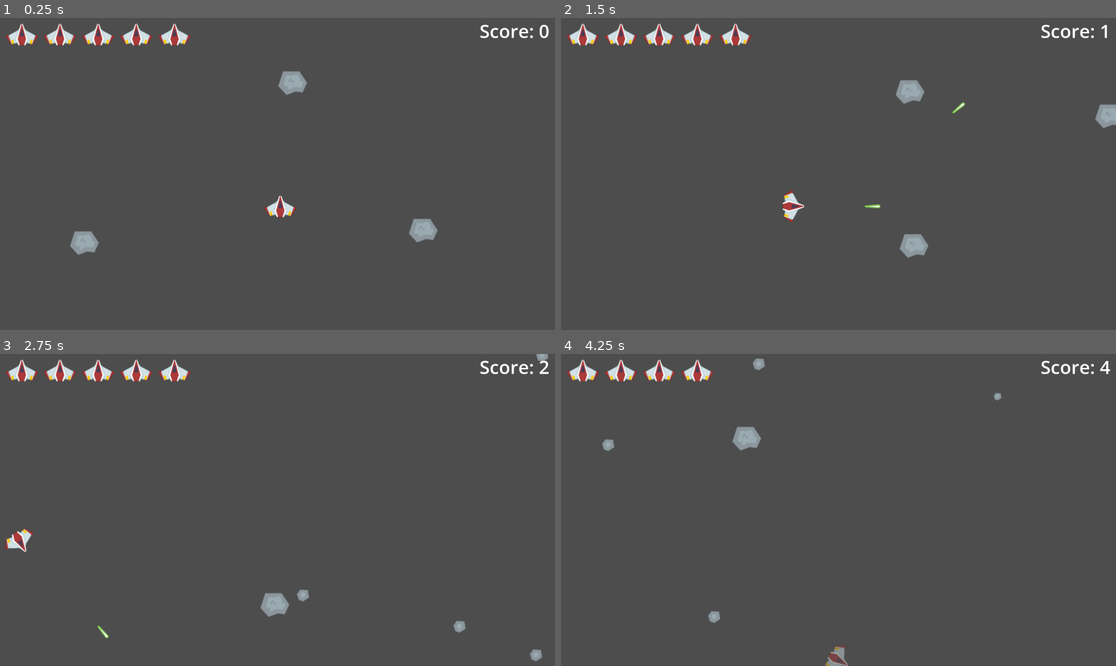
Above: before the commit, frames 1-4 (two rows, left to right).
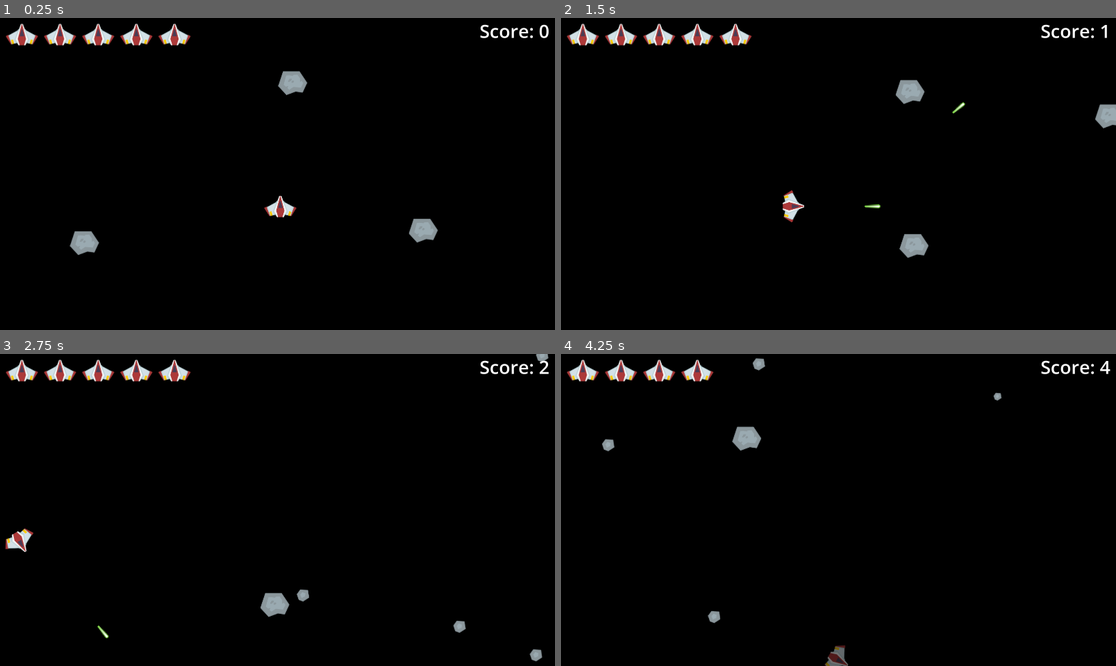
Above: after the commit, the same moments.

Repository: Dripcoding/godot-asteroids
Game: Godot game, scene res://game.tscn
Two runs of this game, one before a commit and one after it. Both use one fixed random seed, a clock stepped at 60 frames per second and the inputs below.
Inputs:
- Up to frame 1 (0.25 s): no input
- Up to frame 2 (1.5 s): hold D (right) 0.53-1.28 s; tap Space (shoot) at 0.6, 1.35 s; hold S (down) from 1.28 s (still down)
- Up to frame 3 (2.75 s): release S (down) at 2.03 s; hold D (right) from 2.03 s (still down); tap Space (shoot) at 2.1 s
- Up to frame 4 (4.25 s): release D (right) at 2.78 s; hold W (up) 2.78-3.53 s; tap Space (shoot) at 2.85, 3.6 s; hold A (left) from 3.53 s (still down)

The runs differ from the first frame. In frame 1, 98% of the frame differs, in the area x 0-100%, y 0-100%; in frame 2, 98%; in frame 3, 98%; in frame 4, 99%.

Commit message:
set viewport bgcolor to black

Diff:
--- a/project.godot
+++ b/project.godot
@@ -17,6 +17,10 @@
 config/name="asteroids"
 run/main_scene="uid://dd4pypaytolhg"
 config/features=PackedStringArray("4.6", "Forward Plus")
+
+[rendering]
+
+environment/defaults/default_clear_color=Color(0, 0, 0, 1)
 
 [display]
 
